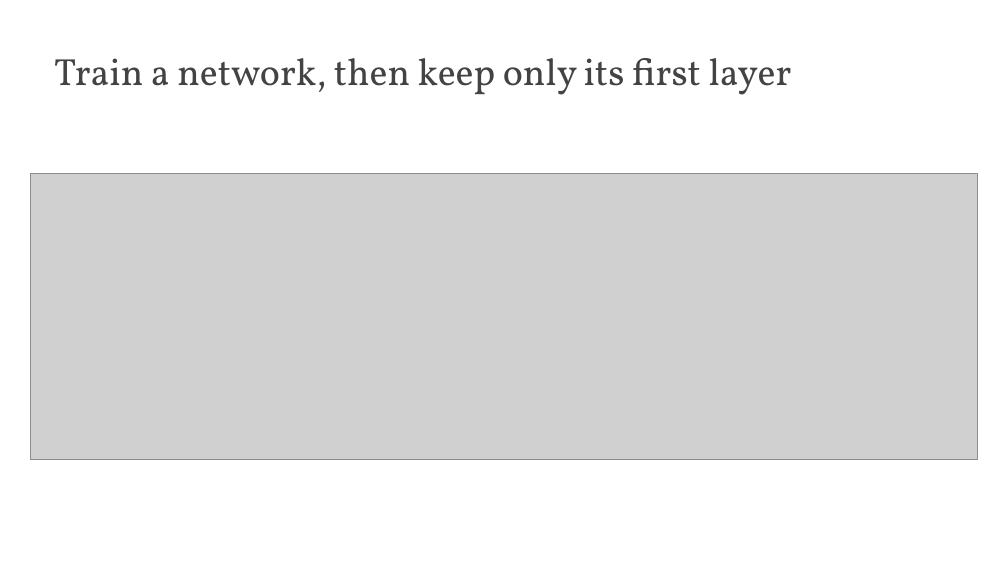
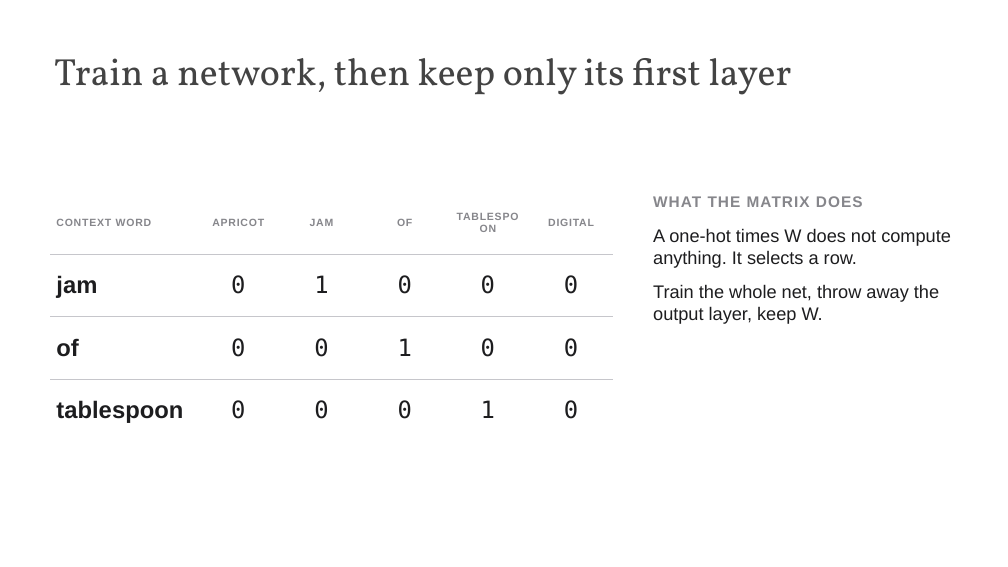
Before and after one commit to edavalosanaya/CSCI3495_NLP_LLMs_Student, a slide deck: slide 8 of weeks/week-05/class-02/lecture/slides.pptx. Drawn at 1008x567 pixels with LibreOffice and Linux fonts; fonts in the diff are those of the drawing; grey boxes stand for pictures; background and template pictures are left out. Boxes give left, top, right and bottom in pixels: in the first picture for what was removed or moved away, otherwise in the second. Text is boxed around its words. In the diff, an @@ line names an element or a change of style, - is before the commit and + after.

```diff
--- a/weeks/week-05/class-02/lecture/slides.pptx
+++ b/weeks/week-05/class-02/lecture/slides.pptx
@@ picture removed at box(30, 173, 978, 460) @@
@@ table added at box(50, 192, 615, 442), 4 rows, 6 columns @@
+CONTEXT WORD | APRICOT | JAM | OF | TABLESPOON | DIGITAL
+jam | 0 | 1 | 0 | 0 | 0
+of | 0 | 0 | 1 | 0 | 0
+tablespoon | 0 | 0 | 0 | 1 | 0
@@ text added at box(653, 196, 951, 324), 13 pt, text #1D1D1F @@
+WHAT THE MATRIX DOES
+A one-hot times W does not compute anything. It selects a row.
+Train the whole net, throw away the output layer, keep W.
```
Also in this commit, not shown: 5 other slides changed, 1 other file.
